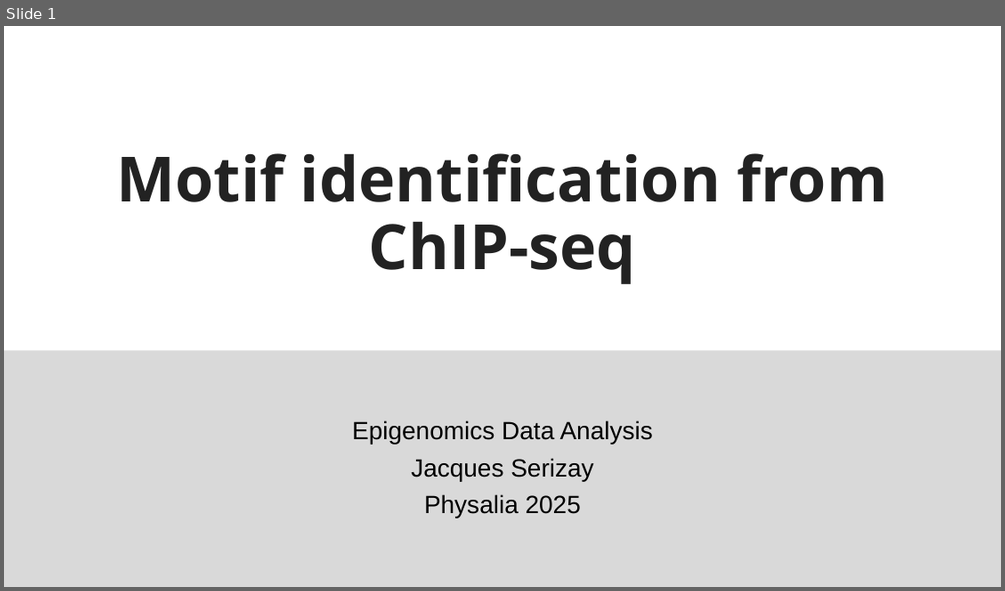
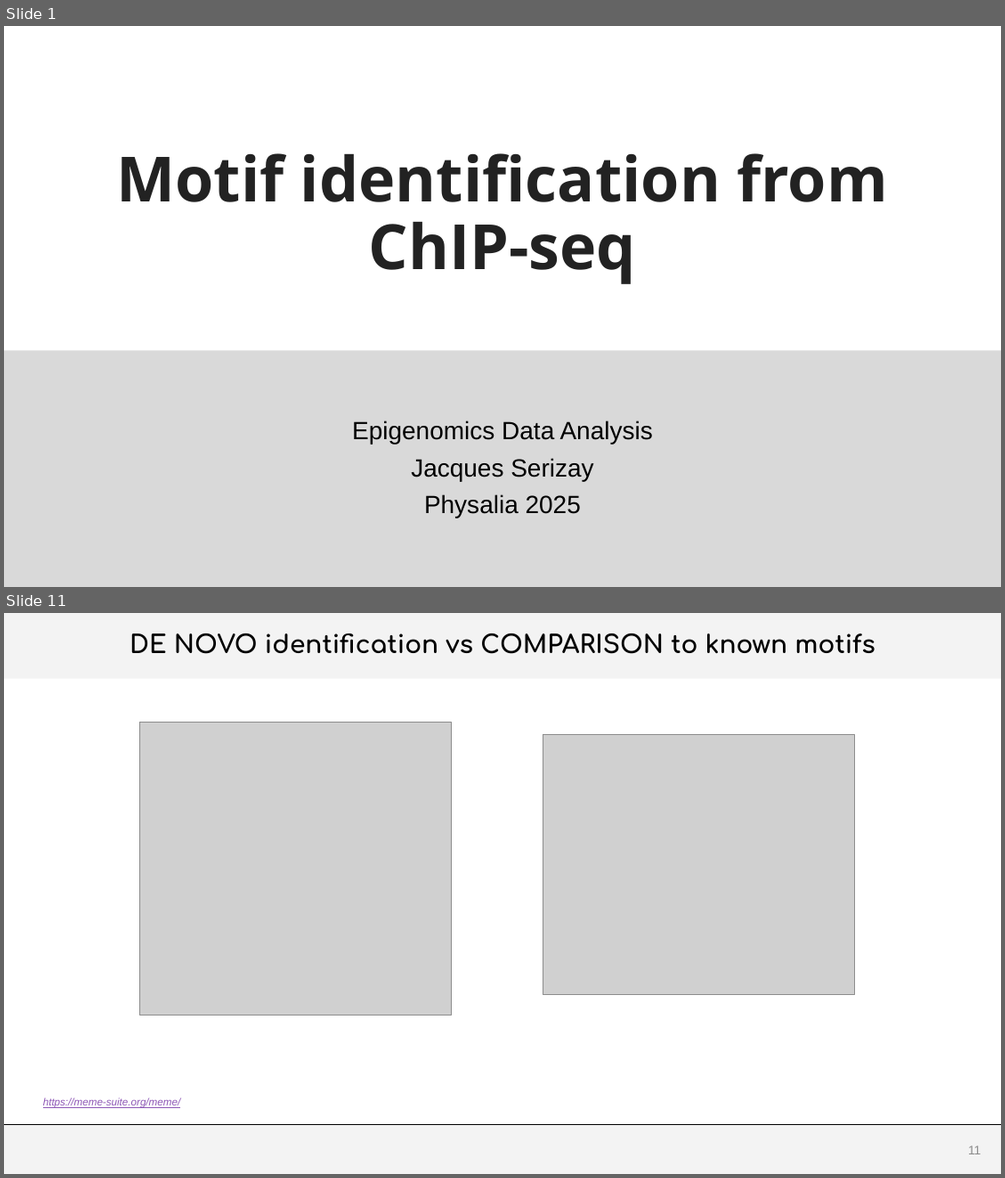
Before and after one commit to js2264/NGS-Physalia, a slide deck: inst/docs/Lecture6.pptx. Shown one above the other, each under a label of ours: slide 1 before the commit, slides 1 and 11 after it; the slides between them are not shown. The pictures are 1005x591 and 1005x1178 pixels, drawn with LibreOffice and Linux fonts; fonts in the diff are those of the drawing; grey boxes stand for pictures; background and template pictures are left out. Boxes give left, top, right and bottom in pixels: in the first picture for what was removed or moved away, otherwise in the second. Text is boxed around its words. In the diff, an @@ line names an element or a change of style, - is before the commit and + after.

```diff
--- a/inst/docs/Lecture6.pptx
+++ b/inst/docs/Lecture6.pptx
@@ slide 11 added at (x1=4, y1=613, x2=1001, y2=1174), background #FFFFFF @@
@@ title added at (x1=4, y1=613, x2=1001, y2=679), fill #D9D9D9 at 30% opacity, 24 pt, text #000000, bold @@
+DE NOVO identification vs COMPARISON to known motifs
@@ picture added at (x1=139, y1=722, x2=451, y2=1014) @@
@@ picture added at (x1=543, y1=734, x2=855, y2=995) @@
@@ text added at (x1=43, y1=1097, x2=180, y2=1108), 10 pt, text #8E58B6, italic, underline @@
+https://meme-suite.org/meme/
@@ rectangle added at (x1=4, y1=1124, x2=1001, y2=1174), fill #D9D9D9 at 30% opacity @@
@@ line added from (4, 1124) to (1001, 1124), #000000 0.5 pt @@
@@ page number added at (x1=968, y1=1145, x2=980, y2=1154), 12 pt, text #8C8C8C @@
+11
```
Also in this commit, not shown: 1 slide changed, 13 other slides added, 8 other files.
